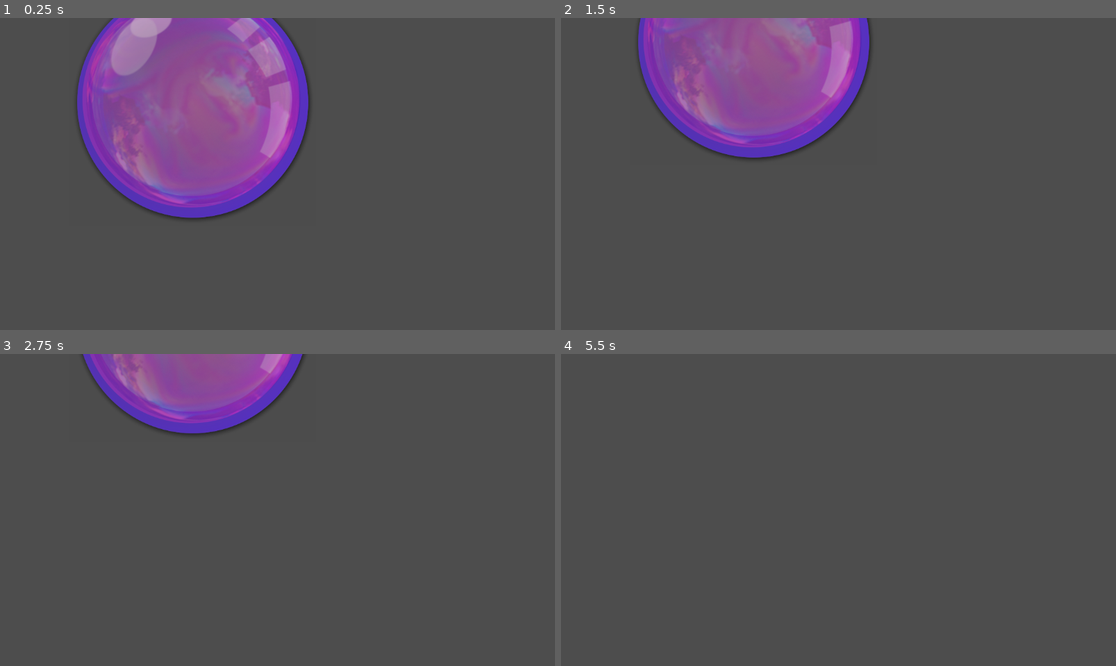
Above: before the commit, frames 1-4 (two rows, left to right).
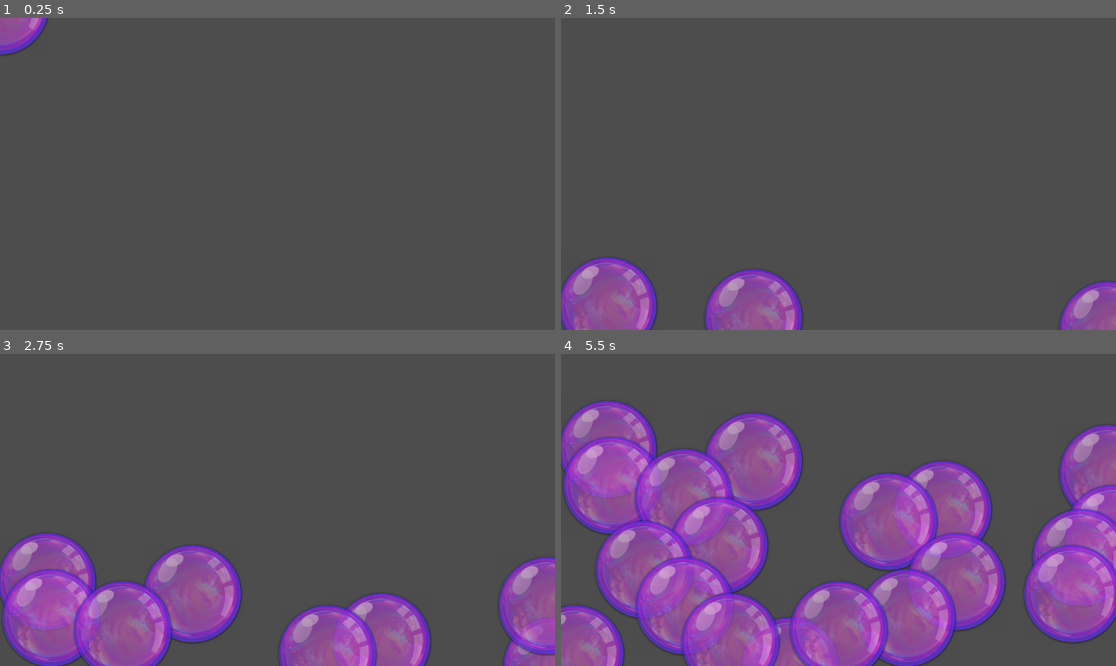
Above: after the commit, the same moments.

Repository: iluvsugargliders/bubble-pop
Game: Godot game, scene res://Main/Main.tscn
The game is run twice, just before and just after one commit, with the same random seed, the same clock (stepped at 60 frames per second) and the same inputs.
Inputs:
- Up to frame 1 (0.25 s): no input
- Up to frame 2 (1.5 s): no input
- Up to frame 3 (2.75 s): no input
- Up to frame 4 (5.5 s): no input

The runs differ from the first frame. In frame 1, 23% of the frame differs, in the area x 0-56%, y 0-65%; in frame 2, 23%; in frame 3, 29%; in frame 4, 53%, in the area x 0-100%, y 14-100%.

Commit message:
Static bubble

Diff:
--- a/Code/Bubble/Bubble.tscn
+++ b/Code/Bubble/Bubble.tscn
@@ -7,4 +7,5 @@
 script = ExtResource("1_koopb")
 
 [node name="Sprite2D" type="Sprite2D" parent="."]
+scale = Vector2(0.42, 0.42)
 texture = ExtResource("1_g0lm3")
--- a/Code/Main/Main.tscn
+++ b/Code/Main/Main.tscn
@@ -1,6 +1,12 @@
-[gd_scene load_steps=2 format=3 uid="uid://cd5nxssueqosr"]
+[gd_scene load_steps=3 format=3 uid="uid://cd5nxssueqosr"]
 
+[ext_resource type="PackedScene" uid="uid://c4joqdju80xqs" path="res://Bubble/Bubble.tscn" id="1_4jniv"]
 [ext_resource type="Script" path="res://Main/main.gd" id="1_ch3at"]
 
 [node name="Main" type="Node"]
 script = ExtResource("1_ch3at")
+
+[node name="Timer" type="Timer" parent="."]
+autostart = true
+
+[node name="Bubble" parent="." instance=ExtResource("1_4jniv")]
--- a/Code/Main/main.gd
+++ b/Code/Main/main.gd
@@ -1,24 +1,20 @@
 extends Node
 class_name Main
 
-#preloads the Bubble scene into Main script
 const BUBBLE = preload("res://Bubble/Bubble.tscn")
+@onready var timer: Timer = $Timer
 
-#what it says on the tin
+func _ready() -> void:
+	timer.timeout.connect(OnTimedOut)
+	timer.wait_time = 0.25
+
+func OnTimedOut():
+	SpawnBubble()
+
 func SpawnBubble():
 	var bubble_instance = BUBBLE.instantiate()
-	bubble_instance.position = Vector2(400, 200)
+	bubble_instance.position = Vector2(randf_range(0, get_viewport().size.x), get_viewport().size.y)
 	add_child(bubble_instance)
 
-
-
-
-
-#calls the SpawnBubble function
-func _ready() -> void:
-	SpawnBubble()
-
-
-# Called every frame. 'delta' is the elapsed time since the previous frame.
 func _process(delta: float) -> void:
 	pass
